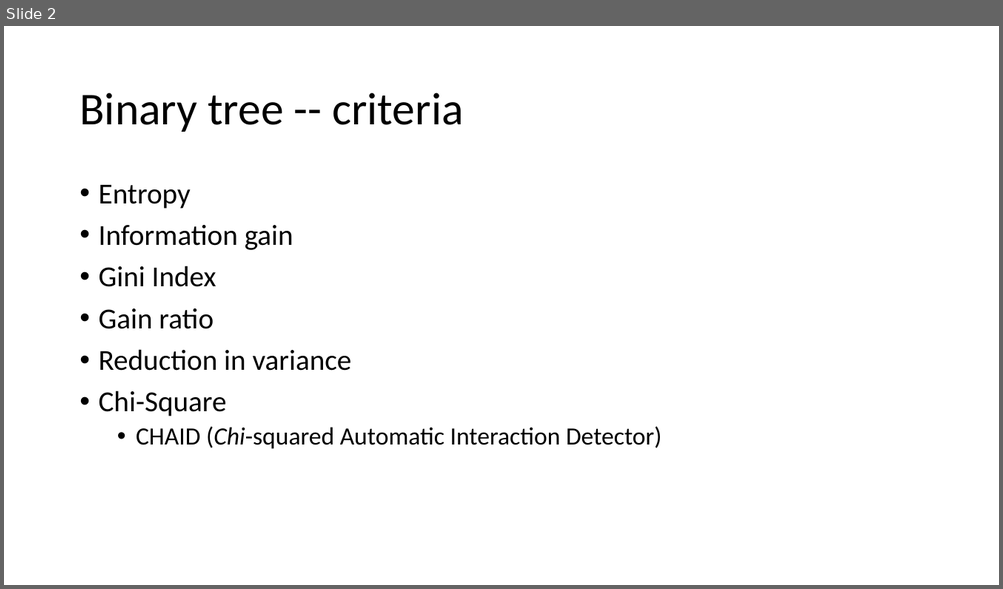
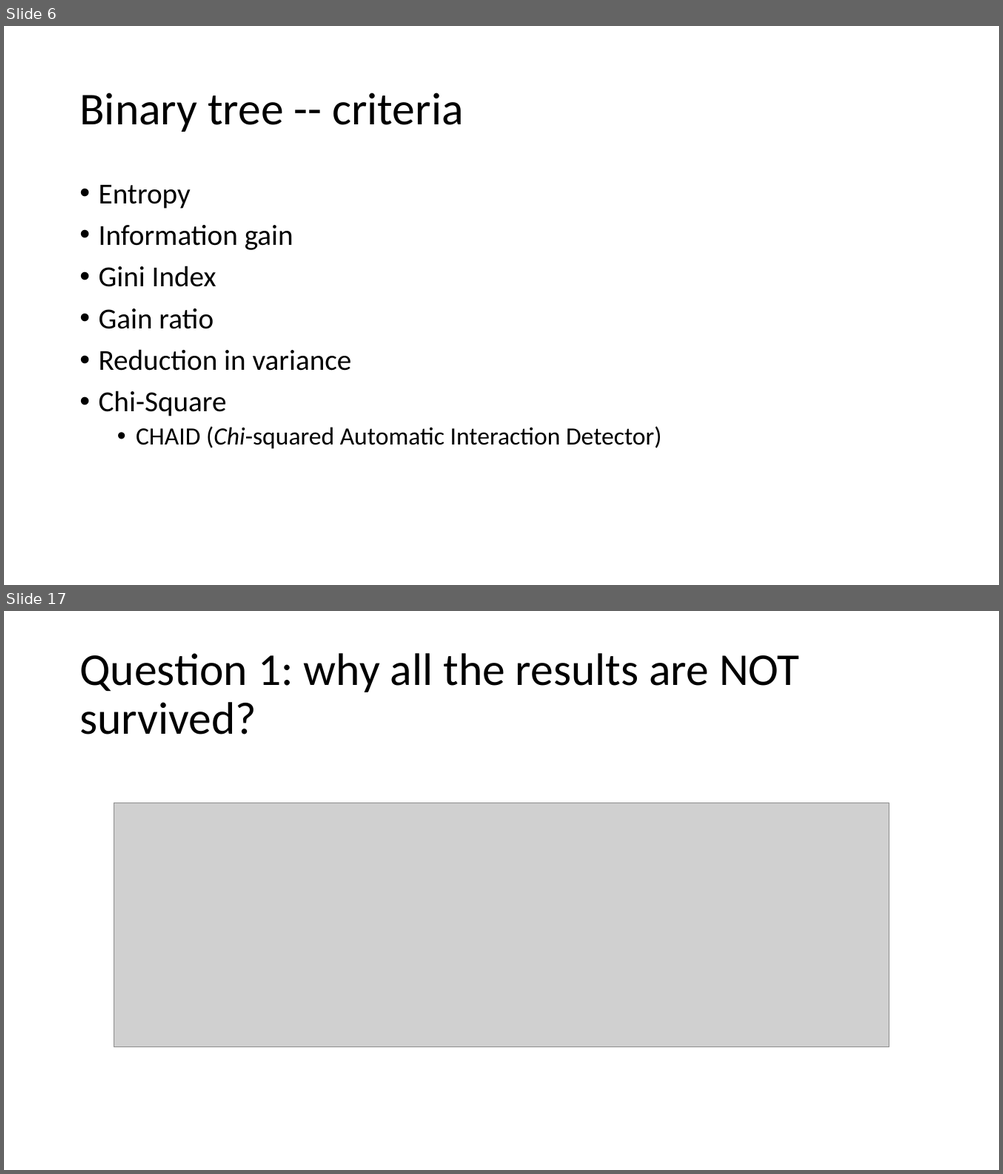
Before and after one commit to 2waybene/java4lucy, a slide deck: doc/meeting_11052020.pptx. Shown one above the other, each under a label of ours: slide 2 before the commit, slides 6 and 17 after it; the slides between them are not shown. The pictures are 1003x589 and 1003x1174 pixels, drawn with LibreOffice and Linux fonts; fonts in the diff are those of the drawing; grey boxes stand for pictures. Boxes give left, top, right and bottom in pixels: in the first picture for what was removed or moved away, otherwise in the second. Text is boxed around its words. In the diff, an @@ line names an element or a change of style, - is before the commit and + after.

```diff
--- a/doc/meeting_11052020.pptx
+++ b/doc/meeting_11052020.pptx
@@ slide 17 added at (4, 611, 999, 1170), background #FFFFFF @@
@@ title added at (79, 653, 800, 735), 44 pt, text #000000 @@
+Question 1: why all the results are NOT survived?
@@ picture added at (114, 803, 889, 1048) @@
@@ what was slide 2 is now slide 6 @@
```
Also in this commit, not shown: 4 slides changed, 11 other slides added, 1 slide removed, 3 other files.
